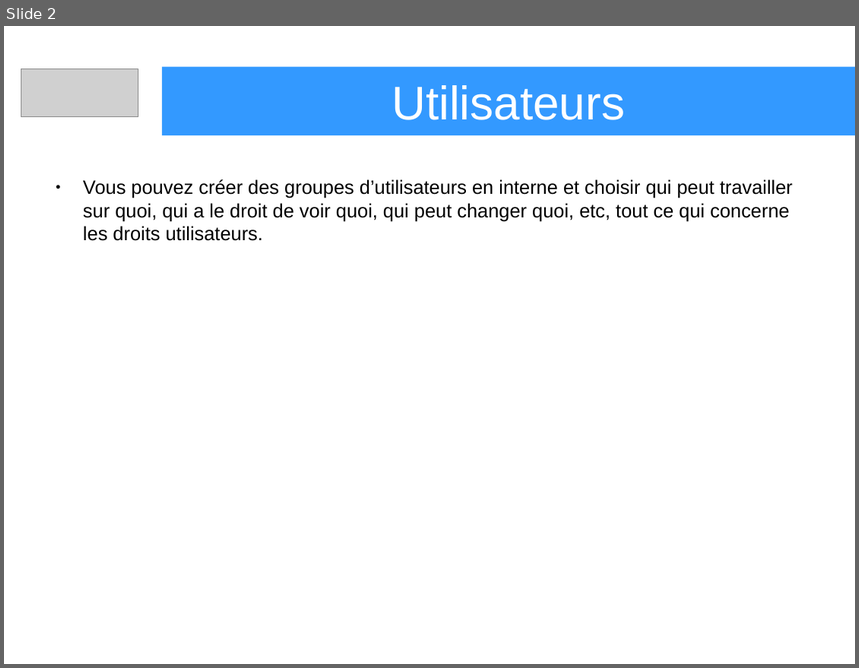
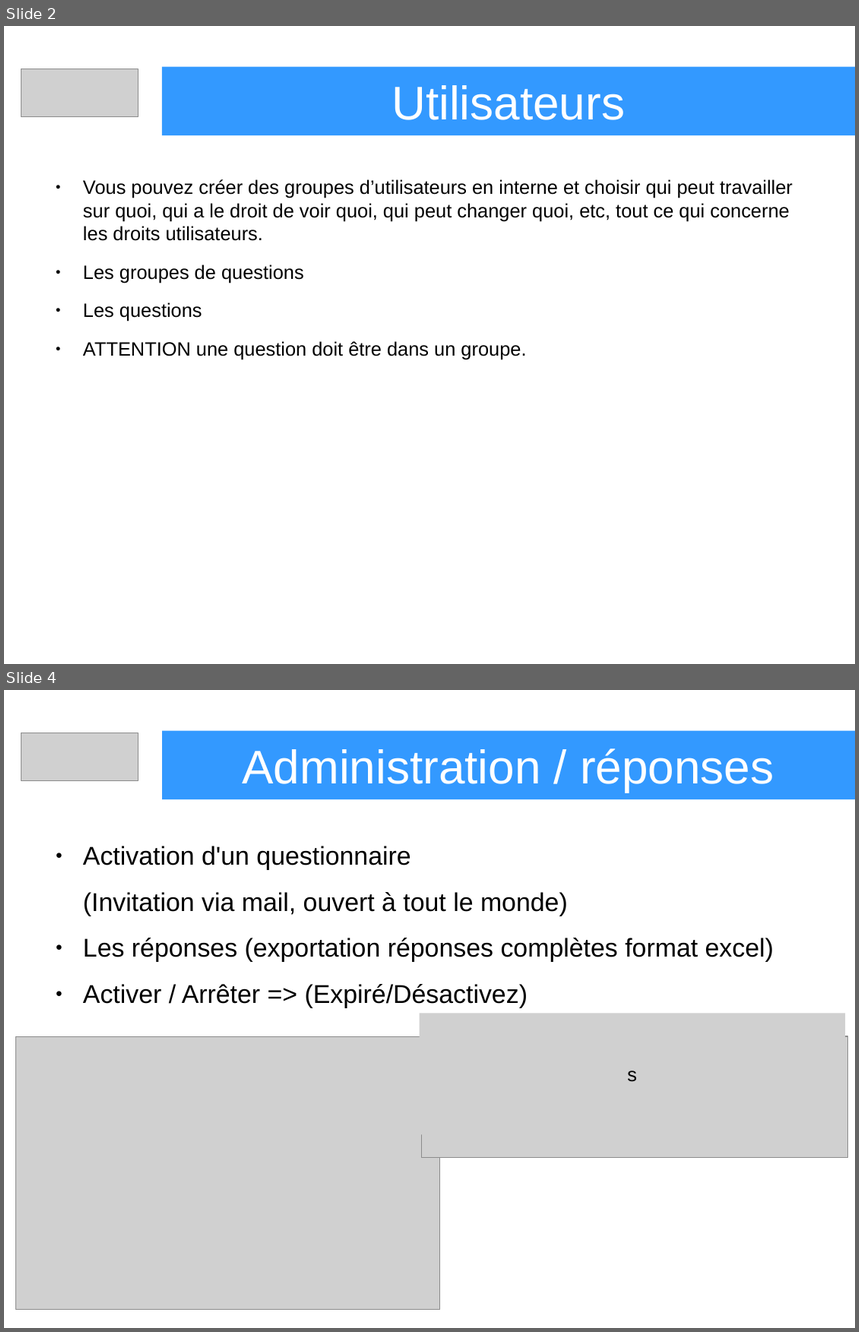
Before and after one commit to heylve/current, a slide deck: Presentations/lime_survey_pres.odp. Shown one above the other, each under a label of ours: slide 2 before the commit, slides 2 and 4 after it; the slides between them are not shown. The pictures are 859x668 and 859x1332 pixels, drawn with LibreOffice and Linux fonts; fonts in the diff are those of the drawing; grey boxes stand for pictures. Boxes give left, top, right and bottom in pixels: in the first picture for what was removed or moved away, otherwise in the second. Text is boxed around its words. In the diff, an @@ line names an element or a change of style, - is before the commit and + after.

```diff
--- a/Presentations/lime_survey_pres.odp
+++ b/Presentations/lime_survey_pres.odp
@@ slide 4 added at box(4, 690, 855, 1328), background #FFFFFF @@
@@ picture added at box(21, 733, 138, 780) @@
@@ rectangle added at box(162, 731, 855, 799), fill #3399FF, 44 pt, text #FFFFFF @@
+Administration / réponses
@@ text added at box(83, 846, 774, 1008), 24 pt, text #000000 @@
+● Activation d'un questionnaire
+(Invitation via mail, ouvert à tout le monde)
+● Les réponses (exportation réponses complètes format excel)
+● Activer / Arrêter => (Expiré/Désactivez)
@@ picture added at box(420, 1014, 846, 1135), 18 pt, text #000000 @@
+s
@@ picture added at box(16, 1037, 440, 1310) @@
@@ picture added at box(422, 1037, 848, 1158) @@
@@ slide 2 changed as well @@
@@ text at box(83, 265, 526, 360): paragraphs added @@
+● Les groupes de questions
+● Les questions
+● ATTENTION une question doit être dans un groupe.
```
Also in this commit, not shown: 1 other slide changed, 1 other slide added, 11 other files.
